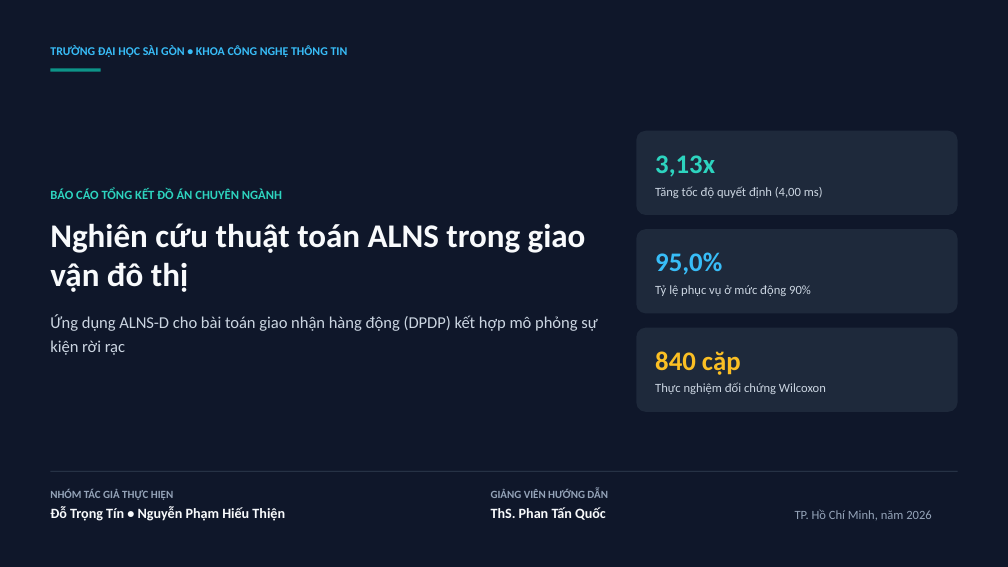
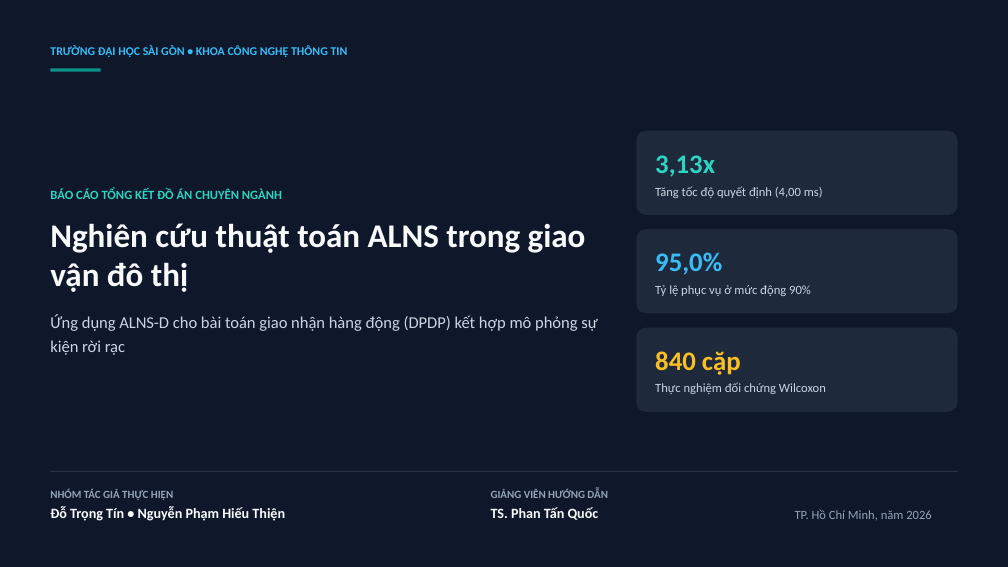
Before and after one commit to hieuthien3103/dpdp_project, a slide deck: slide 1 of Nghiên cứu thuật toán ALNS trong giao vận đô thị – Ứng dụng ALNS-D cho bài toán DPDP.pptx. Drawn at 1008x567 pixels with LibreOffice and Linux fonts; fonts in the diff are those of the drawing. Boxes give left, top, right and bottom in pixels: in the first picture for what was removed or moved away, otherwise in the second. Text is boxed around its words. In the diff, an @@ line names an element or a change of style, - is before the commit and + after.

```diff
--- a/Nghiên cứu thuật toán ALNS trong giao vận đô thị – Ứng dụng ALNS-D cho bài toán DPDP.pptx
+++ b/Nghiên cứu thuật toán ALNS trong giao vận đô thị – Ứng dụng ALNS-D cho bài toán DPDP.pptx
@@ text at (491,507,599,520): text changed @@
-ThS. Phan Tấn Quốc
+TS. Phan Tấn Quốc
```
Also in this commit, not shown: 1 other slide changed.
